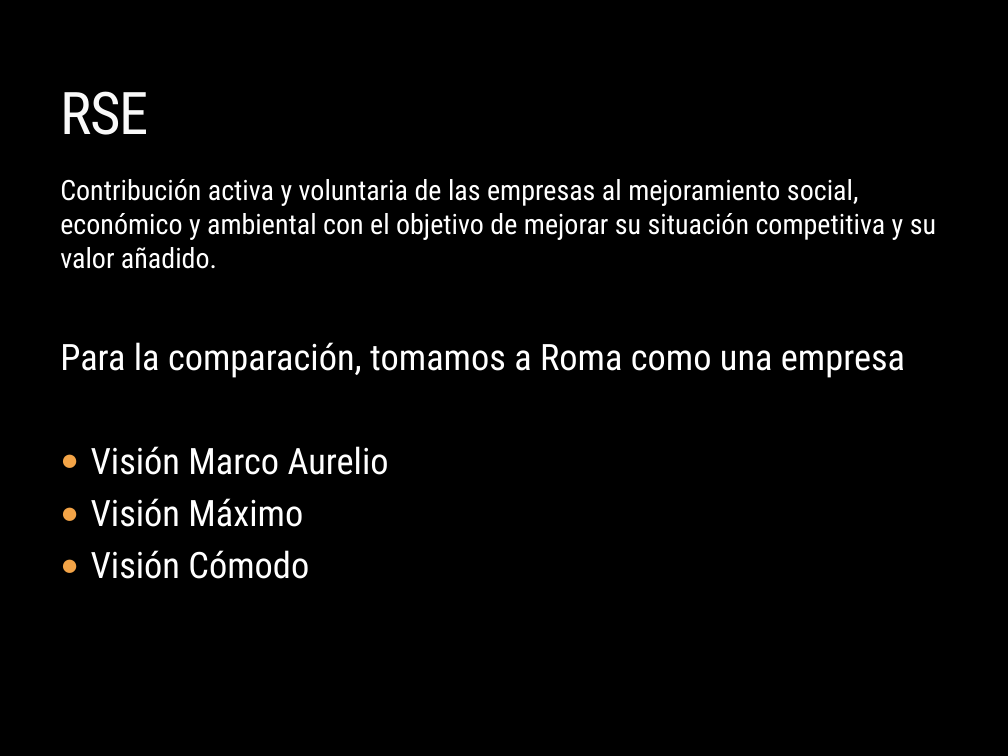
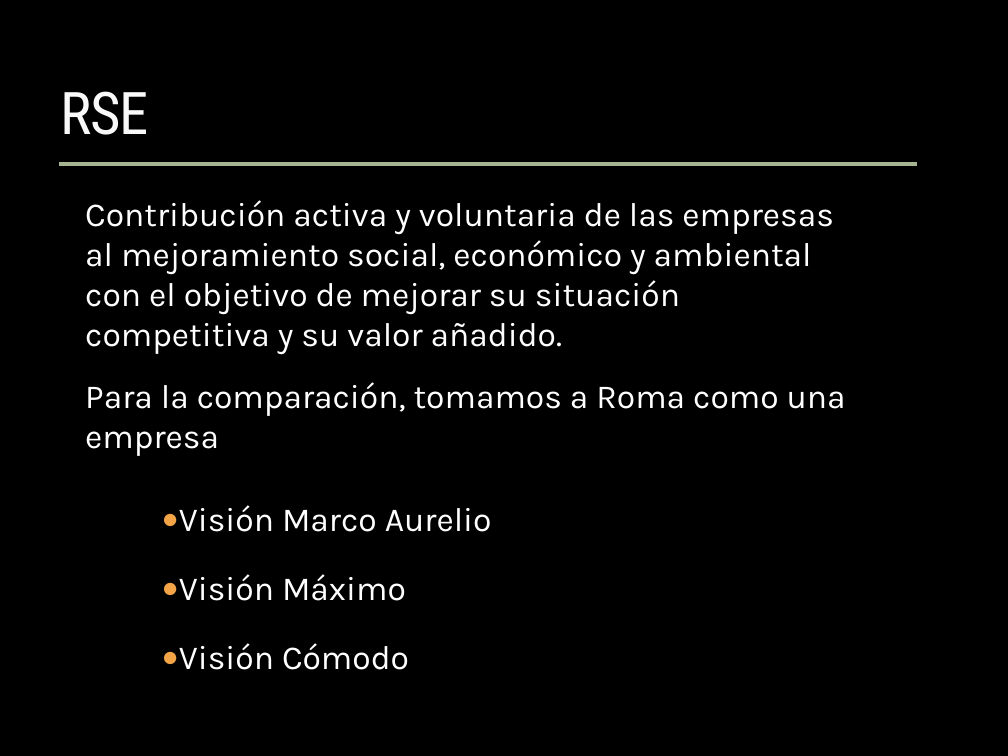
Before and after one commit to carlamadeo/proyectosfacultad, a slide deck: slide 8 of Administracion Gerencial/TP - Gladiator.pptx. Drawn at 1008x756 pixels with LibreOffice and Linux fonts; fonts in the diff are those of the drawing; background and template pictures are left out. Boxes give left, top, right and bottom in pixels: in the first picture for what was removed or moved away, otherwise in the second. Text is boxed around its words. In the diff, an @@ line names an element or a change of style, - is before the commit and + after.

```diff
--- a/Administracion Gerencial/TP - Gladiator.pptx
+++ b/Administracion Gerencial/TP - Gladiator.pptx
@@ line added from (59, 163) to (916, 163), #A5B592 3 pt @@
@@ text at [60,179,936,378]: paragraphs removed @@
-Contribución activa y voluntaria de las empresas al mejoramiento social, económico y ambiental con el objetivo de mejorar su situación competitiva y su valor añadido.
-Para la comparación, tomamos a Roma como una empresa
@@ text added at [85,200,833,355], 24 pt, text #FFFFFF @@
+Contribución activa y voluntaria de las empresas al mejoramiento social, económico y ambiental con el objetivo de mejorar su situación competitiva y su valor añadido.
@@ text added at [85,382,846,456], 24 pt, text #FFFFFF @@
+Para la comparación, tomamos a Roma como una empresa
@@ text "Visión Marco Aurelio": place and size @@
-text "Visión Marco Aurelio" at [60,179,936,579]
+text "Visión Marco Aurelio" at [179,505,492,670]
@@ text "Visión Marco Aurelio" at [179,505,492,670]: size 26 to 24 pt, font Roboto Condensed to Karla; indent changed; line spacing 1 to 1.5 @@
```
Also in this commit, not shown: 7 other slides changed, 1 slide added, 1 slide removed, 1 other file.
